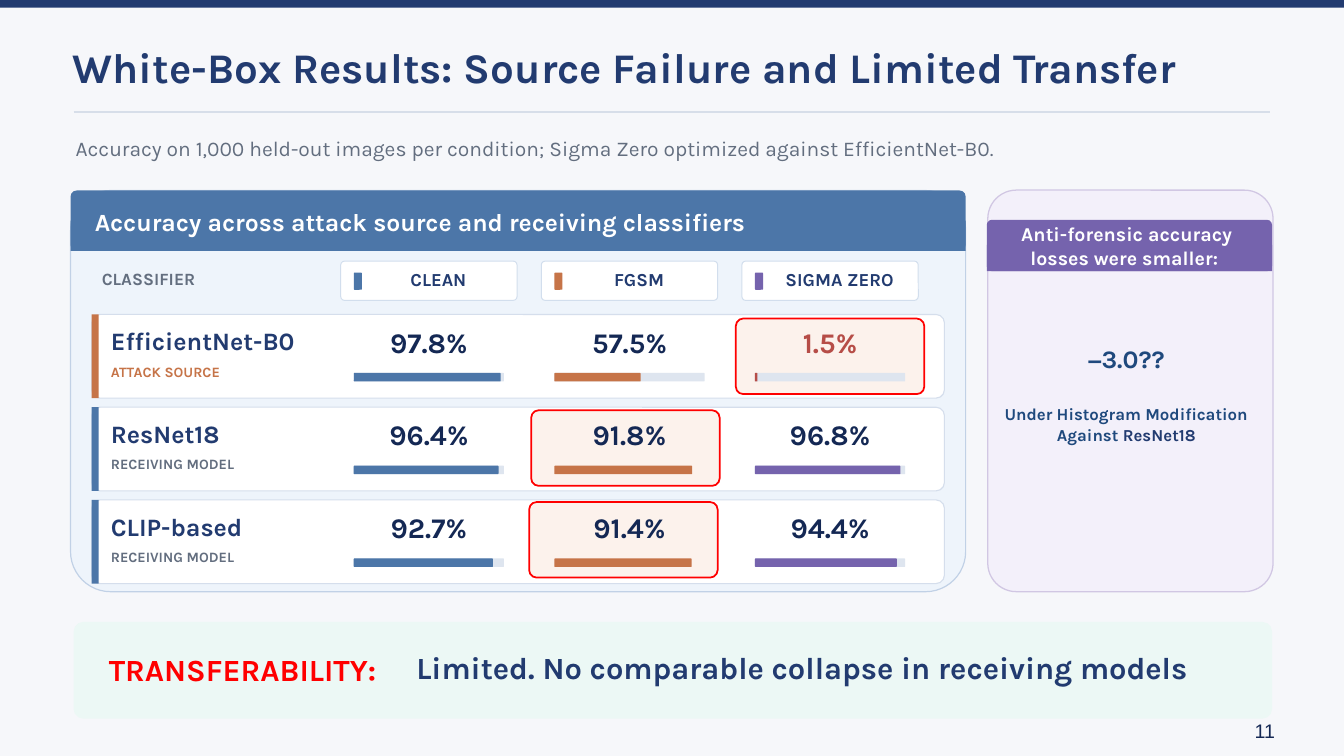
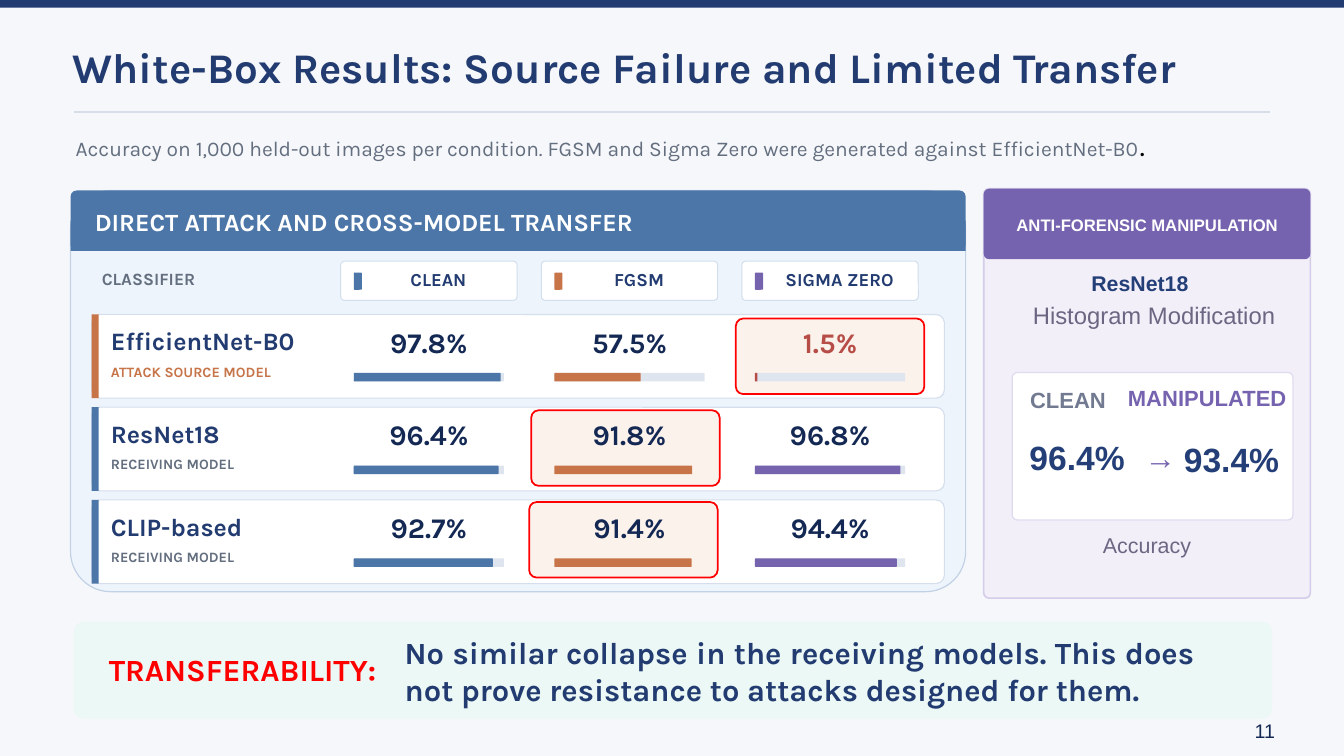
Before and after one commit to lmolinario/Molinario_Thesis_Defense_2026, a slide deck: slide 11 of Molinario_Thesis_Defense_2026.pptx. Drawn at 1344x756 pixels with LibreOffice and Linux fonts; fonts in the diff are those of the drawing. Boxes give left, top, right and bottom in pixels: in the first picture for what was removed or moved away, otherwise in the second. Text is boxed around its words. In the diff, an @@ line names an element or a change of style, - is before the commit and + after.

```diff
--- a/Molinario_Thesis_Defense_2026.pptx
+++ b/Molinario_Thesis_Defense_2026.pptx
@@ text at [76, 141, 1139, 161]: text changed @@
-Accuracy on 1,000 held-out images per condition; Sigma Zero optimized against EfficientNet-B0.
+Accuracy on 1,000 held-out images per condition. FGSM and Sigma Zero were generated against EfficientNet-B0.
@@ rounded rectangle: place and size @@
-rounded rectangle at [988, 191, 1273, 592]
+rounded rectangle at [984, 189, 1311, 598]
@@ rounded rectangle at [984, 189, 1311, 598]: fill #F3F0FA to #F2EFF9; outline #D1C7E3 0.9 pt to #D4CCE9 1.13 pt; proportions changed @@
@@ rounded rectangle: place and size @@
-rounded rectangle at [987, 220, 1272, 271]
+rounded rectangle at [984, 189, 1311, 259]
@@ rounded rectangle at [984, 189, 1311, 259]: fill #7563AD to #7663B0; proportions changed @@
@@ text "ANTI-FORENSIC MANIPULATION" at [1016, 219, 1277, 231]: vertical alignment top to middle @@
@@ text at [95, 214, 633, 232]: text changed @@
-Accuracy across attack source and receiving classifiers
+DIRECT ATTACK AND CROSS-MODEL TRANSFER
@@ text at [1016, 219, 1277, 231]: text changed; size 14 to 11.9 pt; font Karla to Arial @@
-Anti-forensic accuracy losses were smaller:
+ANTI-FORENSIC MANIPULATION
@@ rectangle removed at [987, 245, 1272, 271] @@
@@ text added at [1091, 276, 1188, 291], 15.2 pt, text #243F77, bold @@
+ResNet18
@@ text at [1033, 307, 1275, 329]: text changed; size 12 to 17 pt; font Karla to Arial; text colour #1F497D to #6D6682; bold off @@
-−3.0??
-Under Histogram Modification
-Against ResNet18
+Histogram Modification
@@ text at [111, 367, 270, 377]: text changed @@
-ATTACK SOURCE
+ATTACK SOURCE MODEL
@@ rounded rectangle added at [1012, 372, 1294, 519], fill #FFFFFF, outline #E0DCF0 0.9 pt @@
@@ text added at [1030, 392, 1106, 408], 15.7 pt, text #717A90, bold @@
+CLEAN
@@ text added at [1128, 391, 1286, 406], 15.7 pt, text #7663B0, bold @@
+MANIPULATED
@@ text added at [1029, 446, 1124, 471], 24 pt, text #243F77, bold @@
+96.4%
@@ text added at [1145, 441, 1169, 474], 22.5 pt, text #7663B0 @@
+→
@@ text added at [1184, 448, 1279, 473], 24 pt, text #243F77, bold @@
+93.4%
@@ text added at [1103, 538, 1191, 558], 15.3 pt, text #6D6682 @@
+Accuracy
@@ text at [405, 642, 1194, 709]: text changed @@
-Limited. No comparable collapse in receiving models
+No similar collapse in the receiving models. This does not prove resistance to attacks designed for them.
```
Also in this commit, not shown: 11 other slides changed.
